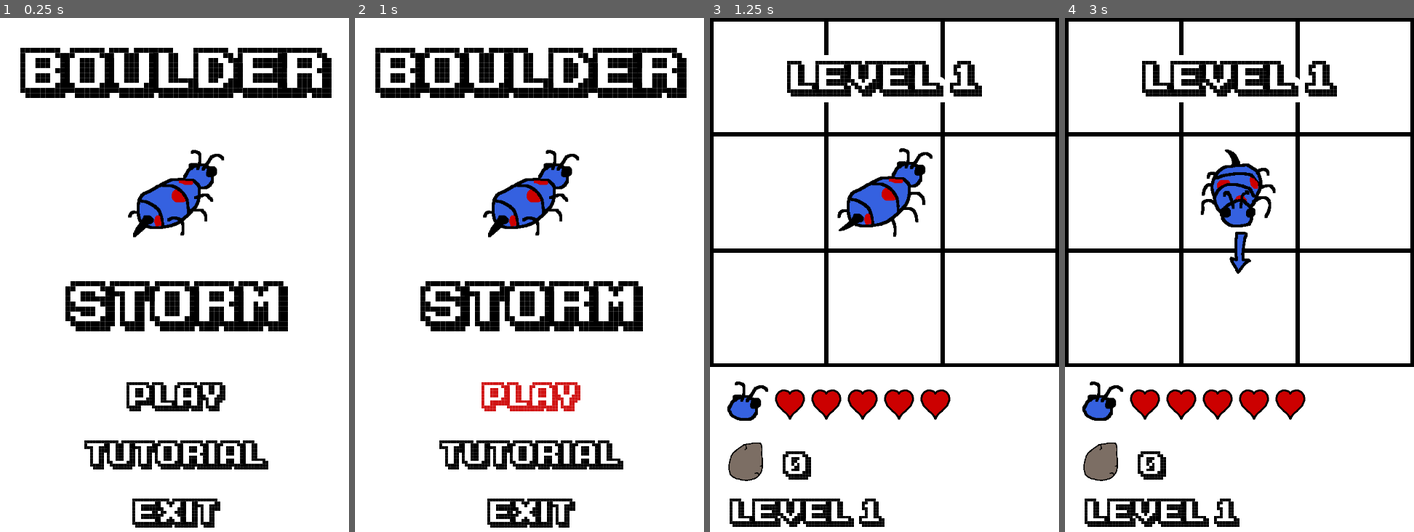
Above: before the commit, frames 1-4 (left to right).
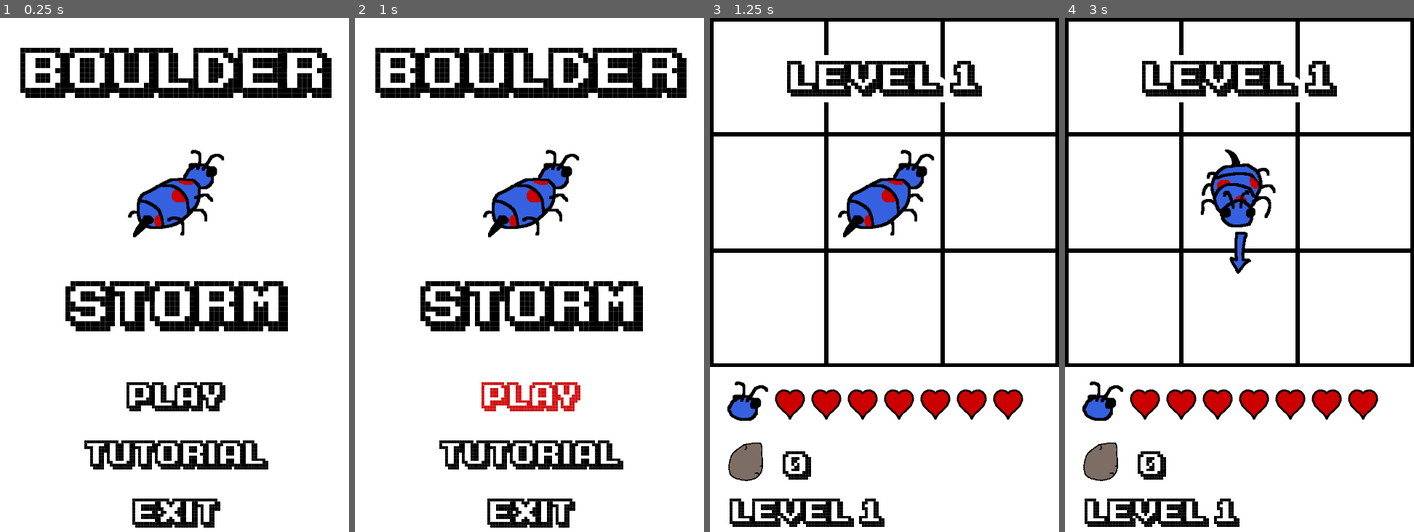
Above: after the commit, the same moments.

Repository: sulianthual/boulderstorm
Game: Godot game, scene res://Main.tscn
Two runs of this game, one before a commit and one after it. Both use one fixed random seed, a clock stepped at 60 frames per second and the inputs below.
Inputs:
- Up to frame 1 (0.25 s): no input
- Up to frame 2 (1 s): click "Play" at 0.5 s
- Up to frame 3 (1.25 s): no input
- Up to frame 4 (3 s): hold Right (ui_right) 1.28-2 s; tap Space (ui_select) at 1.52 s; click "Play" at 2 s; hold Down (ui_down) from 2.78 s (still down)

Frames 1-2 are identical in both runs. In frame 3, 1.7% of the frame differs, in the area x 36-90%, y 25-79%; in frame 4, 0.7%.

Commit message:
audio and anims better

Diff:
--- a/HUD.gd
+++ b/HUD.gd
@@ -4,7 +4,7 @@
 signal custom_on_TutorialContinueButton_pressed
 ################
 
-var hpmax=5# max health
+var hpmax=7# max health
 var xhp0=110# grid for placing hearts
 var dxhp=50
 var yhp0=530
--- a/Play.gd
+++ b/Play.gd
@@ -6,8 +6,9 @@
 ################
 
 # Game Parameters (may edit here)
-var hpref: int=5 # starting health for player (must be <=5)
-var levelscores=[3,8,15,24,35]# scores needed to increases each level
+var hpref: int=7 # starting health for player (must be <=5)
+var levelscores=[3,8,15,24,35,48,61,76]# scores needed to increases each level
+#var levelscores=[1,2,3,4,5]# scores needed to increases each level
 var btmax: float = 1# max beat time in seconds (at level 1)
 var btmin: float = 0.6# min beat time in seconds (at max level)
 var bminlvlmin: int =1 # min boulder number that can randomly fall each beat (at min level)
@@ -28,6 +29,7 @@
 var yglist=[80,240,400]# y-positions on grid
 
 # beat
+var btref: float=1# reference beat time (1 second) at which animations were recorded
 var btnow: float =btmax# current beat time in seconds
 
 # score and level
@@ -130,7 +132,7 @@
 	sp=0
 	op=0
 	$Player.place(ip,jp,sp,op)
-	$Player.setspeedscale(btmax/btnow)
+	$Player.setspeedscale(btref/btnow)
 	# player hp
 	hp=hpref
 	$HUD.showhealth(hp)
@@ -208,7 +210,7 @@
 		dorandomboulders=false
 		docyclicboulders=true
 		sgbnewcyclep[1][1]=2
-#		sgbnewcyclet[1][1]=0
+		sgbnewcyclet[1][1]=2
 		addboulder(1,1)
 	else:
 		Main.tutorialdone=true# tutorial done
@@ -226,6 +228,11 @@
 		sgbnewcyclep[0][2]=2
 		sgbnewcyclep[2][0]=2
 		sgbnewcyclep[2][2]=2
+		sgbnewcyclet[1][1]=2
+		sgbnewcyclet[0][0]=2
+		sgbnewcyclet[0][2]=2
+		sgbnewcyclet[2][0]=2
+		sgbnewcyclet[2][2]=2
 		addboulder(1,1)
 		addboulder(0,0)
 		addboulder(0,2)
@@ -279,8 +286,8 @@
 	# change game parameters depending on settings
 	if level<levelmax:
 		# background color (linear)
-		var tempo=1.0-float(level)/float(levelmax)*0.9
-		$GridColor.color = Color(1, tempo, tempo, 1) # to red
+		var tempo=float(level)/float(levelmax)
+		$GridColor.color = Color(1, 1-tempo*0.9, 1-tempo*0.9, 1-tempo*0.5) # to red
 		# beat speed (power law, est )
 		btnow=btmax*pow(btmin/btmax,float(level-1)/float(levelmax-1))
 		$BeatTimer.wait_time= btnow
@@ -289,7 +296,7 @@
 		bmax = int( bmaxlvlmin+float(level)/float(levelmax)*(bmaxlvlmax-bmaxlvlmin) )
 	else:
 		# background color
-		$GridColor.color = Color(1, 1-0.9, 1-0.9, 1) # alsmot red
+		$GridColor.color = Color(1, 1-0.9, 1-0.9, 0.5) # alsmot red
 		# beat speed
 		btnow=btmin
 		$BeatTimer.wait_time=btnow
@@ -297,7 +304,7 @@
 		bmin=bminlvlmax
 		bmax=bmaxlvlmax
 	# Faster animations
-	$Player.setspeedscale(btmax/btnow)
+	$Player.setspeedscale(btref/btnow)
 
 
 # next level message
@@ -586,7 +593,6 @@
 	# if player on a boulder or decaying spot (has fallen on him)
 	if sgb[ip][jp] in [2,3]:
 		hp -= 1# player health
-
 		$HUD.showhealth(hp)
 		# player is hit
 		if hp>0:
@@ -622,6 +628,10 @@
 		for j in range(3):
 			if sgb[i][j] == 1:#
 				removeboulder(i,j)
+			elif sgb[i][j] == 3:#
+				setboulder(i,j,2)
+	removeallfalls()
+	removeallsmokes()
 	# Dead Message
 	$HUD.showdeadmessage(score)
 	$HUD/LevelCount.hide()
@@ -665,7 +675,7 @@
 func addboulder(ib,jb):
 	var boulder=Boulder.instance()
 	add_child(boulder)# add to scene
-	boulder.setspeedscale(btmax/btnow)
+	boulder.setspeedscale(btref/btnow)
 	sgbd[str(ib)+str(jb)]=boulder# add to boulder instances dictionary
 	setboulder(ib,jb,0)# empty by default
 
@@ -699,7 +709,7 @@
 func addsmoke(ib,jb):
 	var smoke=Smoke.instance()
 	add_child(smoke)# add to scene
-	smoke.setspeedscale(btmax/btnow)
+	smoke.setspeedscale(btref/btnow)
 	smoke.set_z_index(2)# put in front/ front
 	sgsd[str(ib)+str(jb)]=smoke# add to smoke instances dictionary
 	setsmoke(ib,jb,1)
@@ -730,7 +740,7 @@
 func addfall(ib,jb):
 	var fall=Fall.instance()
 	add_child(fall)# add to scene
-	fall.setspeedscale(btmax/btnow)
+	fall.setspeedscale(btref/btnow)
 	fall.set_z_index(1)# put in front
 	sgfd[str(ib)+str(jb)]=fall# add to fall instances dictionary
 	setfall(ib,jb,1)
--- a/Player.tscn
+++ b/Player.tscn
@@ -27,6 +27,14 @@
 [ext_resource path="res://data/images/player_down4.png" type="Texture" id=25]
 [ext_resource path="res://data/images/player_down1.png" type="Texture" id=26]
 [ext_resource path="res://data/images/player_down2.png" type="Texture" id=27]
+
+[sub_resource type="SpriteFrames" id=3]
+animations = [ {
+"frames": [ ExtResource( 6 ) ],
+"loop": true,
+"name": "hurt",
+"speed": 5.0
+} ]
 
 [sub_resource type="SpriteFrames" id=1]
 animations = [ {
@@ -84,30 +92,23 @@
 "speed": 5.0
 } ]
 
-[sub_resource type="SpriteFrames" id=3]
-animations = [ {
-"frames": [ ExtResource( 6 ) ],
-"loop": true,
-"name": "hurt",
-"speed": 5.0
-} ]
-
 [node name="Player" type="Node2D"]
 script = ExtResource( 7 )
+
+[node name="HurtSprite" type="AnimatedSprite" parent="."]
+scale = Vector2( 0.75, 0.75 )
+frames = SubResource( 3 )
+animation = "hurt"
 
 [node name="AnimatedSprite" type="AnimatedSprite" parent="."]
 frames = SubResource( 1 )
 animation = "right"
+frame = 7
 playing = true
 
 [node name="ArrowSprite" type="AnimatedSprite" parent="."]
 frames = SubResource( 2 )
 animation = "right"
-
-[node name="HurtSprite" type="AnimatedSprite" parent="."]
-scale = Vector2( 0.75, 0.75 )
-frames = SubResource( 3 )
-animation = "hurt"
 
 [node name="DashSound" type="AudioStreamPlayer" parent="."]
 stream = ExtResource( 11 )
--- a/Start.gd
+++ b/Start.gd
@@ -13,9 +13,16 @@
 
 # update
 func _process(delta):
-	pass
+	devcontrols()
 
-
+# developper controls
+func devcontrols():
+	if Input.is_action_pressed("ui_up"):
+		Main.to_play()
+	elif Input.is_action_pressed("ui_left"):
+		Main.to_tutorial()
+	elif Input.is_action_pressed("ui_down"):
+		Main.to_quit()
 
 # Start Game
 func _on_StartButton_pressed():
Binary file changed: data/images/playerhurt.png
